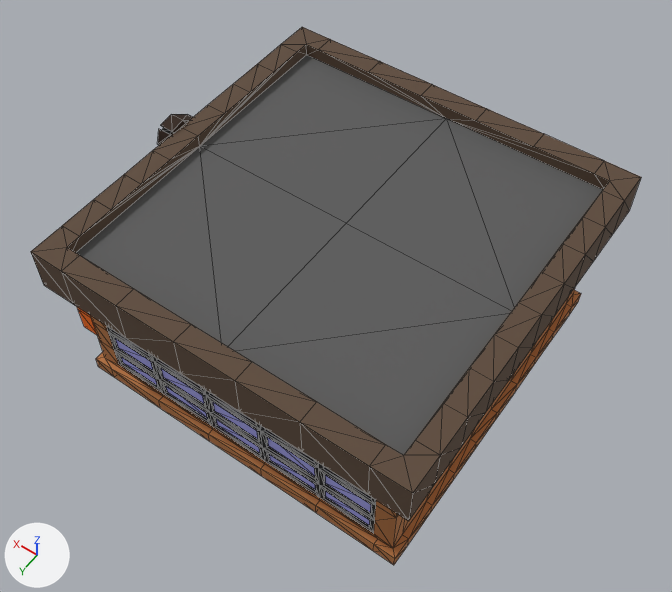
The FBX model Trafficking/Assets/Art/Models/Props/Buildings/Coffee Shop.FBX, before and after one commit.
Camera for both pictures: a 50 mm lens placed at (-7.48, 10.83, 18.29), pointed at (-0.13, 0.55, 2.14). The lights are fixed; the arrows at lower left show +X, +Y and +Z. Mesh edges are drawn as thin lines. Where no turn or scale is listed for an object, it has been applied to the vertices.

The first picture shows 'Coffee shop'.
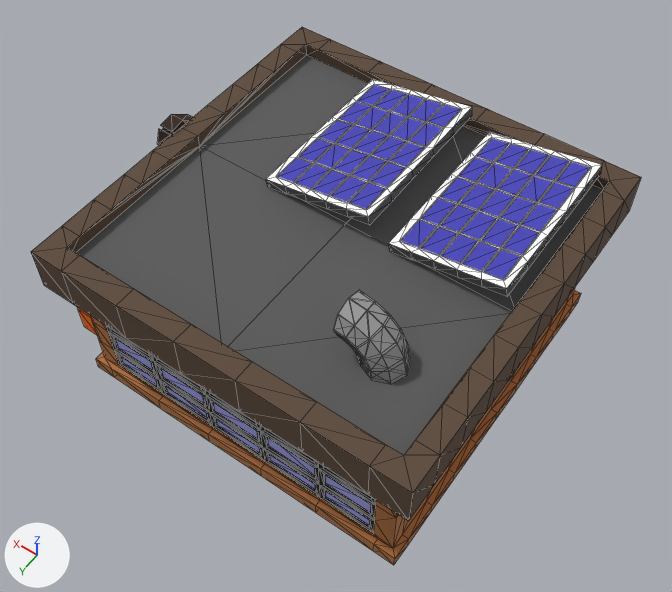
Diff of the bpy script that builds the scene:
```diff
--- a/Trafficking/Assets/Art/Models/Props/Buildings/Coffee Shop.FBX.py
+++ b/Trafficking/Assets/Art/Models/Props/Buildings/Coffee Shop.FBX.py
@@ me_mesh @@
 # used by ob_coffee_shop; location = (0.0, 0.0, 0.0)
-me_mesh.from_pydata(...)  # 1042 vertices, 2076 faces; spans x -4.5..4.84, y -4.5..4.5, z 0.0..4.37
+me_mesh.from_pydata(...)  # 1546 vertices, 3072 faces; spans x -4.5..4.84, y -4.5..4.5, z 0.0..5.25
+# me_mesh part 1: a new loose piece of 204 vertices spanning x -0.67..2.0, y -3.92..0.14, z 3.85..4.63, in mat_material__0 (picture img_building_colour_pallete_png)
+# me_mesh part 2: a new loose piece of 204 vertices spanning x -3.81..-1.14, y -3.92..0.14, z 3.85..4.63, in mat_material__0 (picture img_building_colour_pallete_png)
+# me_mesh part 3: a new loose piece of 96 vertices spanning x -3.08..-1.74, y 1.95..2.89, z 3.91..5.25, in mat_material__0 (picture img_building_colour_pallete_png)
 me_mesh.materials.append(mat_material__0)
```

Location of each change, [x1, y1, x2, y2] in pixels of the pictures (672 x 592 px):
part 1 of me_mesh, added: after [266, 79, 472, 225]
part 2 of me_mesh, added: after [388, 132, 602, 296]
part 3 of me_mesh, added: after [333, 290, 411, 384]
